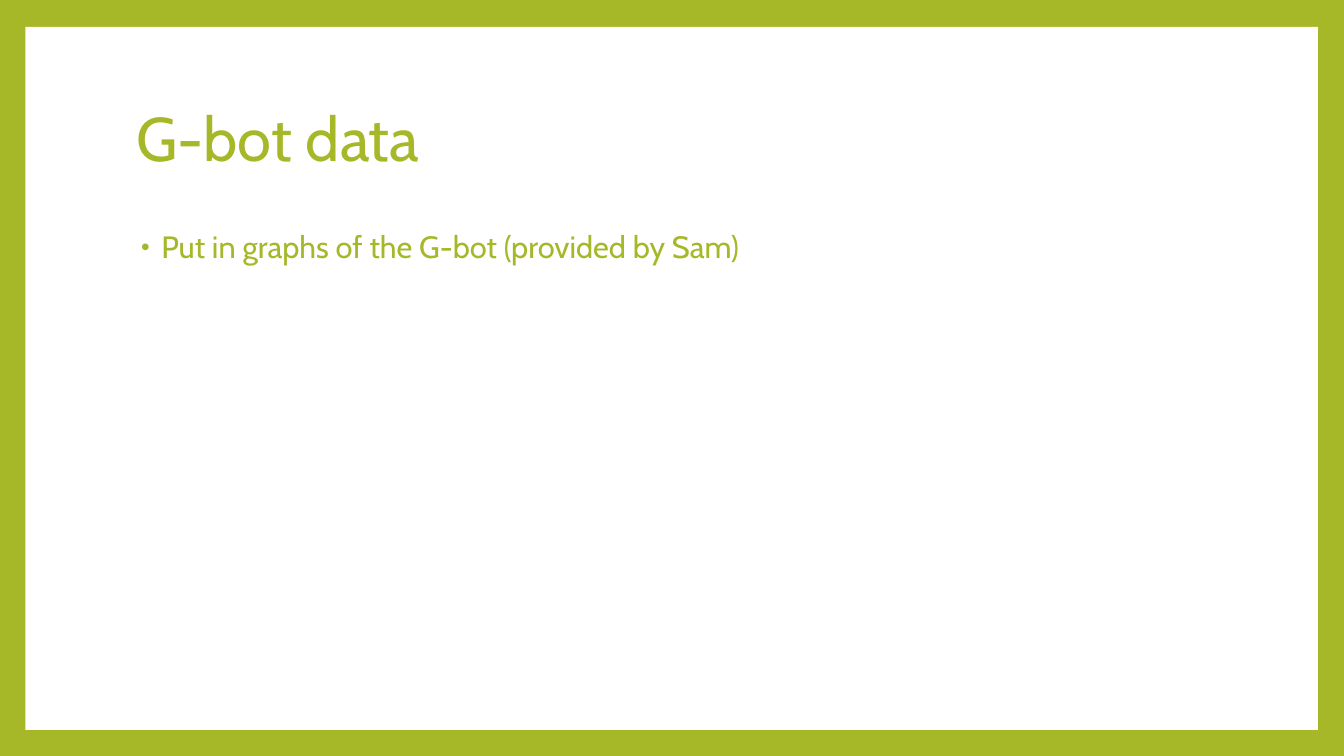
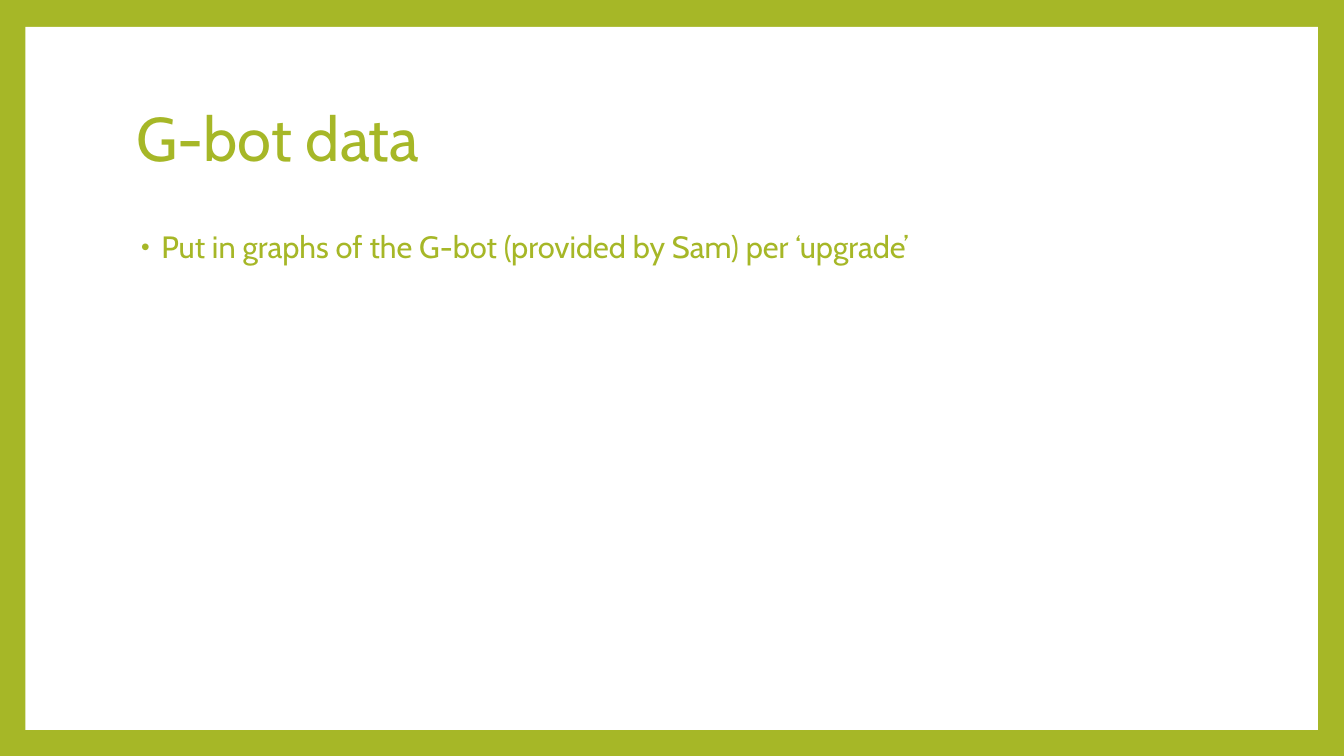
Before and after one commit to Hookz/pentominoes, a slide deck: slide 7 of Pentetris bots.pptx (slide 6 before the commit). Drawn at 1344x756 pixels with LibreOffice and Linux fonts; fonts in the diff are those of the drawing. Boxes give left, top, right and bottom in pixels: in the first picture for what was removed or moved away, otherwise in the second. Text is boxed around its words. In the diff, an @@ line names an element or a change of style, - is before the commit and + after.

Commit message:
Upgraded presentation

```diff
--- a/Pentetris bots.pptx
+++ b/Pentetris bots.pptx
@@ text at box(161, 235, 908, 265): text changed @@
-• Put in graphs of the G-bot (provided by Sam)
+• Put in graphs of the G-bot (provided by Sam) per ‘upgrade’
```
Also in this commit, not shown: 6 other slides changed, 2 slides added, 1 slide removed, 1 other file.
